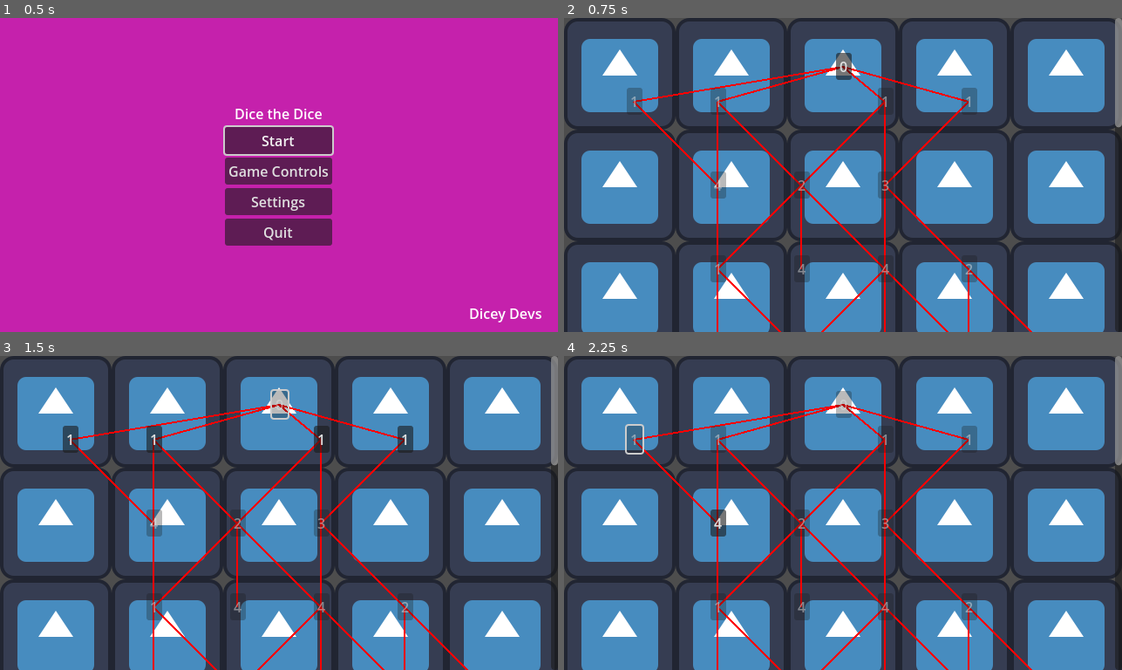
Above: before the commit, frames 1-4 (two rows, left to right).
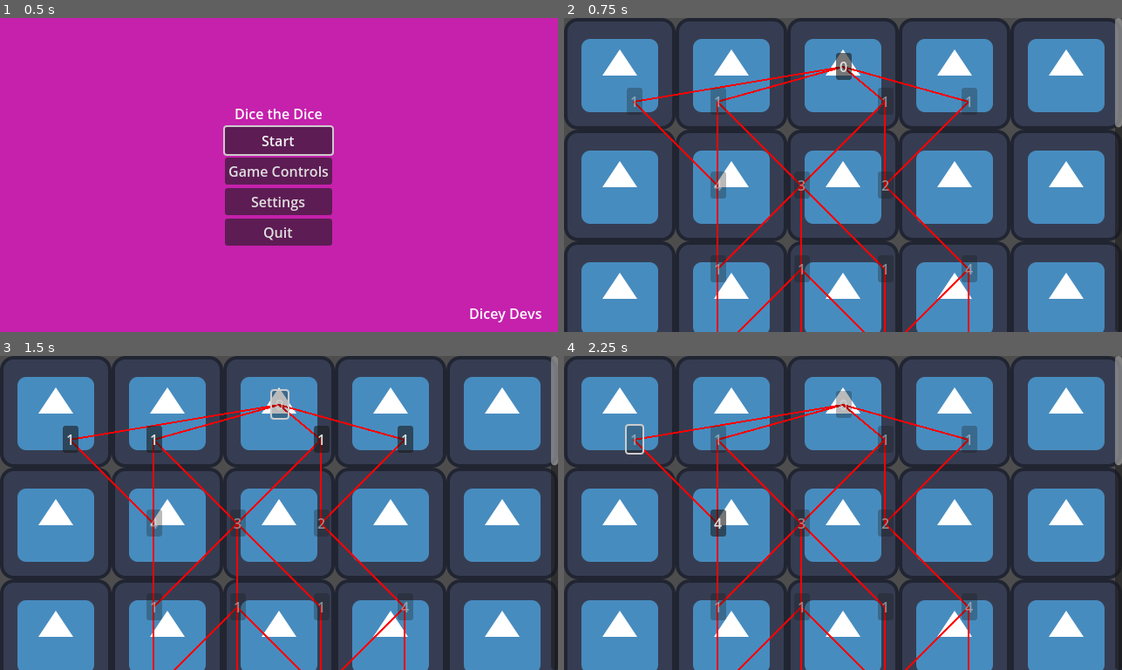
Above: after the commit, the same moments.

Repository: SadBonana/INTD450-Dice_Game
Game: Godot game, scene res://Menus/start_menu.tscn
Same seed, same stepped clock (60 frames per second), same inputs: the game is played once before the commit and once after it. The engine's default icon, where the game draws it, is replaced by a stand-in: a white triangle on a blue panel in a dark square.
Inputs:
- Up to frame 1 (0.5 s): no input
- Up to frame 2 (0.75 s): click "Start" at 0.5 s
- Up to frame 3 (1.5 s): click "0" at 1.25 s
- Up to frame 4 (2.25 s): click "1" at 2 s

Frame 1 is identical in both runs. In frame 2, 0.9% of the frame differs, in the area x 27-84%, y 52-100%; in frame 3, 0.9%; in frame 4, 0.9%.

Commit message:
Added possible fix to issue #79 relating to dead ends in the map generation

Diff:
--- a/map/MapNode.gd
+++ b/map/MapNode.gd
@@ -125,7 +125,8 @@
 			pass
 
 		NT.CAMPFIRE:
-			scene = preload("res://campfire/campfire.tscn")
+			#scene = preload("res://campfire/campfire.tscn")
+			pass
 
 		NT.WORKSHOP:
 			#scene = preload("TODO:insert workshop path here.tscn")
--- a/map/MapTree.gd
+++ b/map/MapTree.gd
@@ -388,29 +388,33 @@
 
 	#for each path
 	for path in paths:
-		#randomly select WHICH child we are pathing to
-		var child_index = randi_range(0,children.size()-1)
-
-		#when we select the child we path to, we remove that child
-		#this way if we randomly generate 2 paths, we don't select the same child for each
-		var child = children.pop_at(child_index)
-
-		#if there was no child
-		if not child:
-			return #stop generating
-
-		#otherwise, find the index of the child in the various arrays
-		var index = pos_to_index((child.x - margin) / tile_size,(child.y - margin) / tile_size)
-
-		#add a connection between parent and child
-		if not check_connections(prev,child):
-			add_connection(prev,child)
-
-			#activate the child
-			positions[index] = 1
-
-			#recursive call to generate more children
-			generate(child, depth + 1)
+		var done = false
+		while not done:
+
+			#randomly select WHICH child we are pathing to
+			var child_index = randi_range(0,children.size()-1)
+
+			#when we select the child we path to, we remove that child
+			#this way if we randomly generate 2 paths, we don't select the same child for each
+			var child = children.pop_at(child_index)
+
+			#if there was no child
+			if not child:
+				return #stop generating
+
+			#otherwise, find the index of the child in the various arrays
+			var index = pos_to_index((child.x - margin) / tile_size,(child.y - margin) / tile_size)
+
+			#add a connection between parent and child
+			if not check_connections(prev,child):
+				done = true
+				add_connection(prev,child)
+
+				#activate the child
+				positions[index] = 1
+
+				#recursive call to generate more children
+				generate(child, depth + 1)
 
 func add_connection(start:Vector2, end:Vector2) -> void:
 	'''
